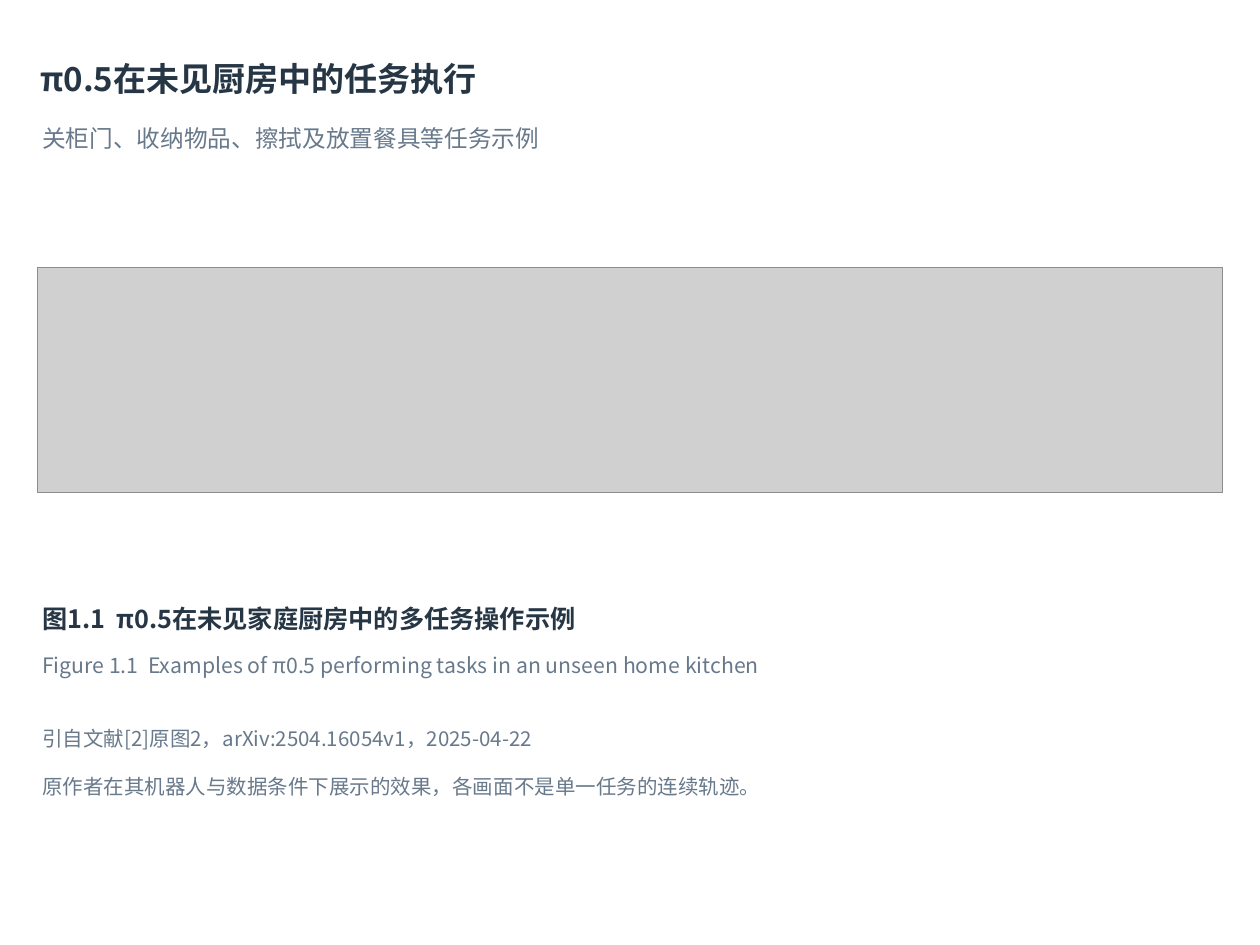
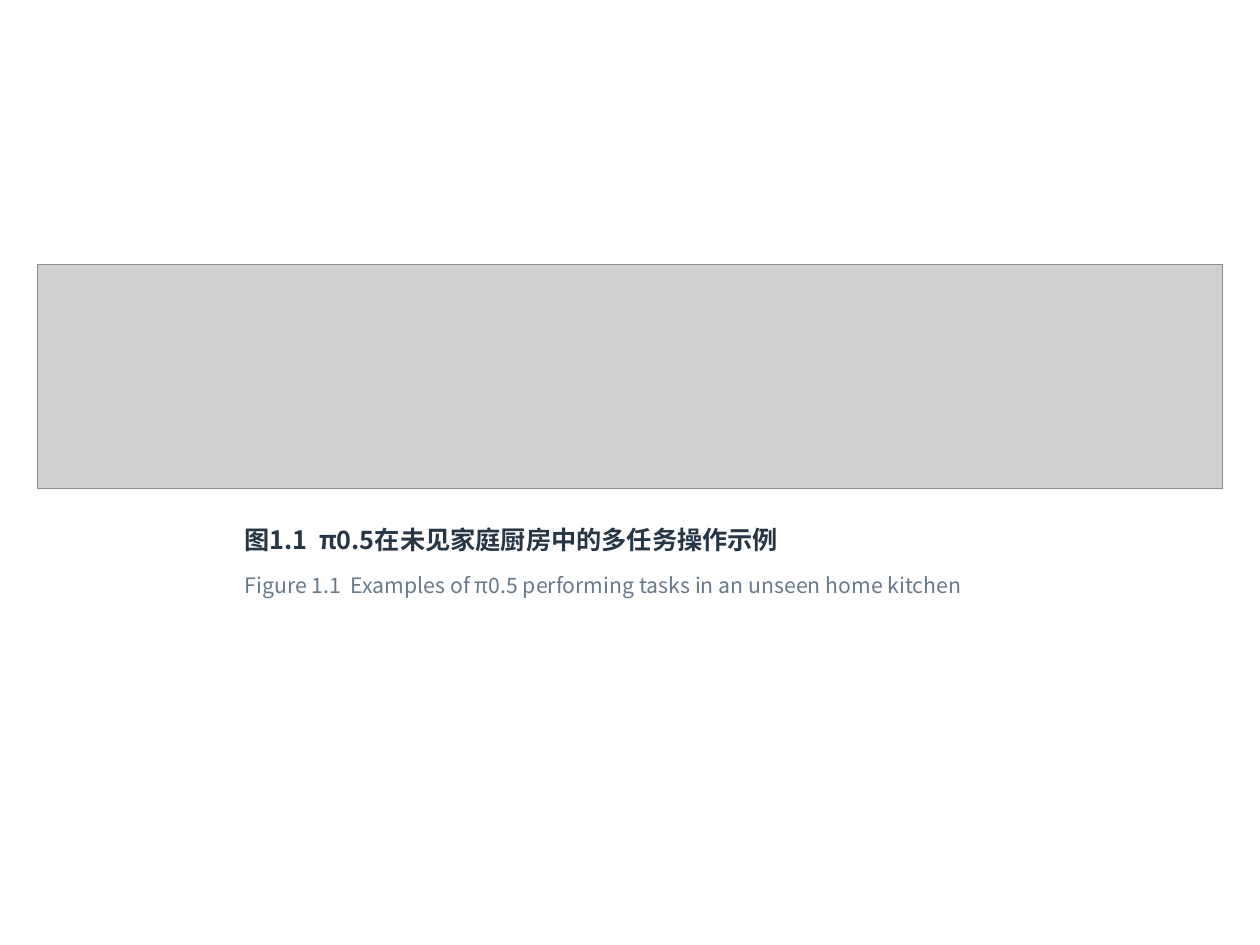
Before and after one commit to Minghe111/VLA-study-Obsidian, a slide deck: slide 1 of 10-研究主题/开题材料/2026-10-17/开题报告插图-可编辑版.pptx. Drawn at 1260x945 pixels with LibreOffice and Linux fonts; fonts in the diff are those of the drawing; grey boxes stand for pictures. Boxes give left, top, right and bottom in pixels: in the first picture for what was removed or moved away, otherwise in the second. Text is boxed around its words. In the diff, an @@ line names an element or a change of style, - is before the commit and + after.

Commit message:
更新硕士开题报告论证与科研框图
- 同步最终题名、文献综述、引用审查和验证方案
- 重绘图3.1至图3.4并更新最终报告、PNG及可编辑PPT
- 归档图源、排版核查和插图审查记录，清理旧开题索引

本提交仅包含开题材料目录，不包含SFT及仿真实验原始证据。

```diff
--- a/10-研究主题/开题材料/2026-10-17/开题报告插图-可编辑版.pptx
+++ b/10-研究主题/开题材料/2026-10-17/开题报告插图-可编辑版.pptx
@@ text removed at (41,63,477,94) @@
-π0.5在未见厨房中的任务执行
@@ text removed at (42,127,539,149) @@
-关柜门、收纳物品、擦拭及放置餐具等任务示例
@@ picture: place and size @@
-picture at (38,268,1222,492)
+picture at (38,264,1222,488)
@@ text "图1.1 π0.5在未见家庭厨房中的多任务操作示例": place and size @@
-text "图1.1 π0.5在未见家庭厨房中的多任务操作示例" at (42,606,576,631)
+text "图1.1 π0.5在未见家庭厨房中的多任务操作示例" at (245,527,778,552)
@@ text "Figure 1.1 Examples of π0.5 ...": place and size @@
-text "Figure 1.1 Examples of π0.5 ..." at (42,656,759,679)
+text "Figure 1.1 Examples of π0.5 ..." at (245,576,962,599)
@@ text removed at (42,729,532,750) @@
-引自文献[2]原图2，arXiv:2504.16054v1，2025-04-22
@@ text removed at (42,777,760,796) @@
-原作者在其机器人与数据条件下展示的效果，各画面不是单一任务的连续轨迹。
```
Also in this commit, not shown: 4 other slides changed, 21 other files.
